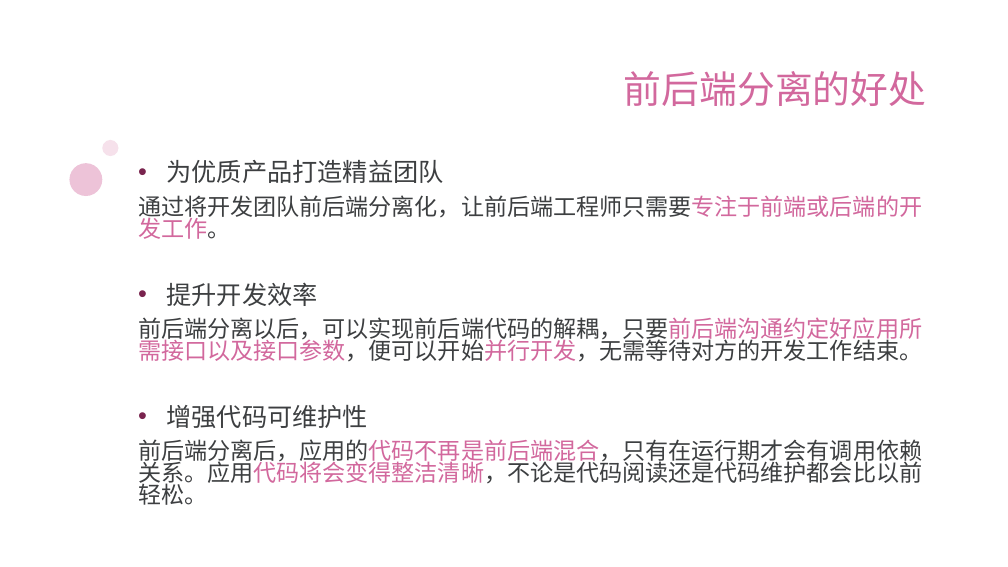
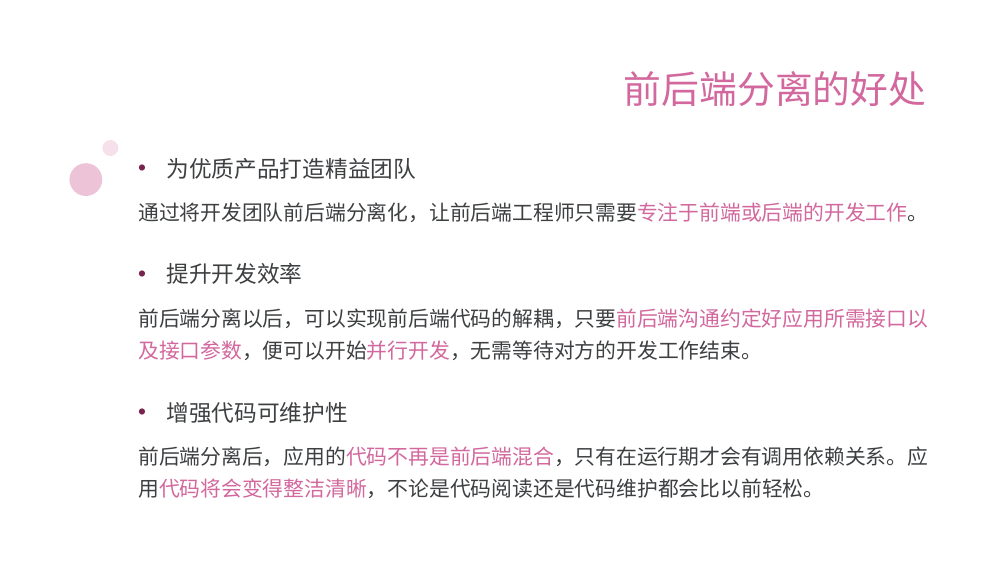
Before and after one commit to ttflowerboys/vue-demo, a slide deck: slide 5 of PPT/vue前后端分离 - 上.pptx. Drawn at 1008x567 pixels with LibreOffice and Linux fonts; fonts in the diff are those of the drawing; background and template pictures are left out. Boxes give left, top, right and bottom in pixels: in the first picture for what was removed or moved away, otherwise in the second. Text is boxed around its words. In the diff, an @@ line names an element or a change of style, - is before the commit and + after.

```diff
--- a/PPT/vue前后端分离 - 上.pptx
+++ b/PPT/vue前后端分离 - 上.pptx
@@ text "为优质产品打造精益团队" at bbox=[138, 158, 928, 498]: size 24 to 21.6 pt in "为优质产品打造精益团队", "提升开发效率", "增强代码可维护性"; size 22 to 19.8 pt in "通过将开发团队前后端分离化，让前后端工程师只需要专注于前端或后端的开发工作。", "前后端分离以后，可以实现前后端代码的解耦，只要前后端沟通约定好应用所需接口以及接口参数，便可以开始并行开发，无需等待对方 ...", "前后端分离后，应用的代码不再是前后端混合，只有在运行期才会有调用依赖关系。应用代码将会变得整洁清晰，不论是代码阅读还是代 ..."; line spacing 0.8 to 1.3 @@
```
Also in this commit, not shown: 5 other slides changed, 23 slides added, 4 slides removed.
